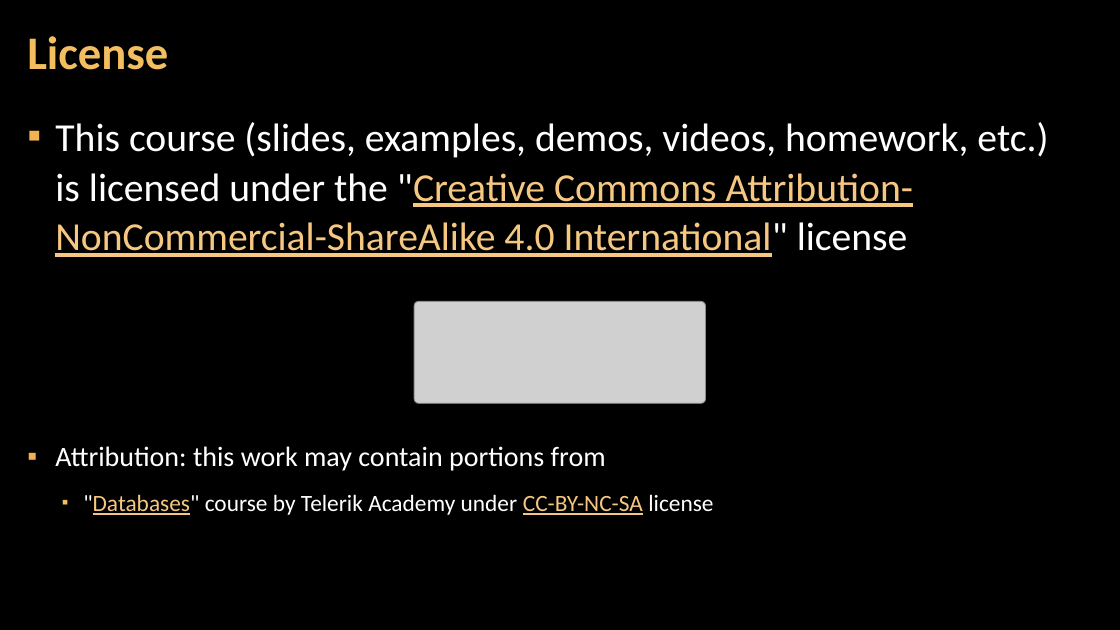
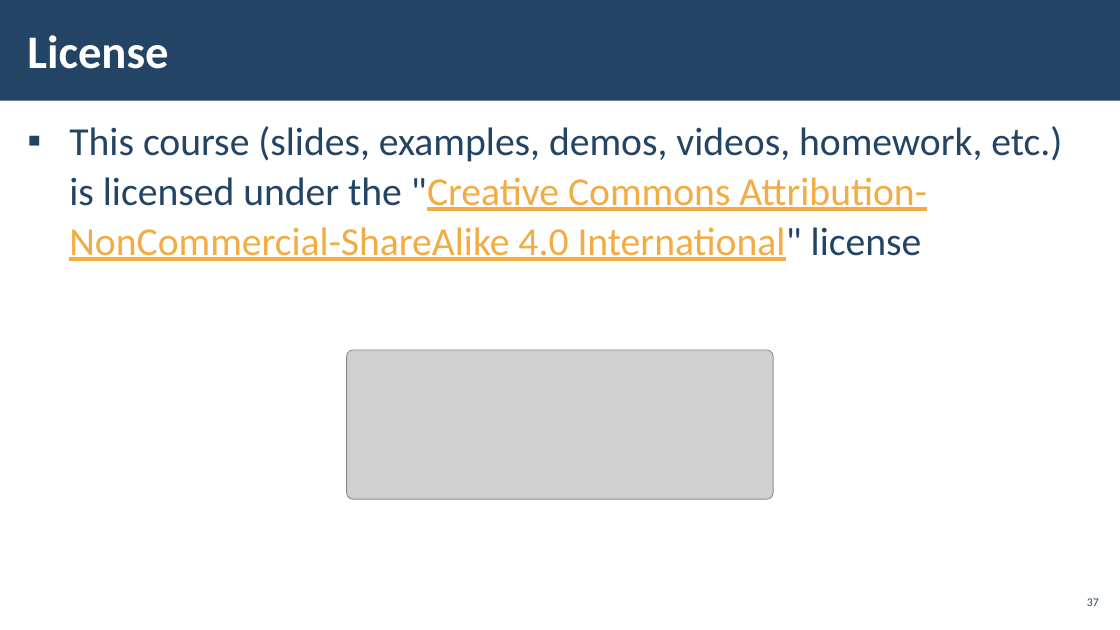
Before and after one commit to pirocorp/Databases-Advanced---Entity-Framework, a slide deck: slide 37 of 07. Advanced Querying/07. DB-Advanced-EF-Core-Advanced-Querying.pptx (slide 35 before the commit). Drawn at 1120x630 pixels with LibreOffice and Linux fonts; fonts in the diff are those of the drawing; grey boxes stand for pictures; background and template pictures are left out. Boxes give left, top, right and bottom in pixels: in the first picture for what was removed or moved away, otherwise in the second. Text is boxed around its words. In the diff, an @@ line names an element or a change of style, - is before the commit and + after.

```diff
--- a/07. Advanced Querying/07. DB-Advanced-EF-Core-Advanced-Querying.pptx
+++ b/07. Advanced Querying/07. DB-Advanced-EF-Core-Advanced-Querying.pptx
@@ rectangle added at <box>0,0,1120,101</box>, fill #234465 @@
@@ title "License" at <box>27,35,168,69</box>: text colour #F3BE60 to #FFFFFF; line spacing 0.9 to 1 @@
@@ text "This course (slides, examples, demos, ..." at <box>69,126,1062,261</box>: text colour #FFFFFF to #234465 in "This course (slides, examples, demos, videos, homework, ..."; text colour #F6C781 to #F2AC44 in ""Creative Commons Attribution-NonCommercial-ShareAlike 4.0 I ..."; indent changed @@
@@ picture: place and size @@
-picture at <box>414,302,706,403</box>
+picture at <box>346,350,773,500</box>
@@ text removed at <box>55,446,713,515</box> @@
-▪ Attribution: this work may contain portions from
-  ▪ "Databases" course by Telerik Academy under CC-BY-NC-SA license
@@ page number added at <box>1087,598,1099,606</box>, 10 pt, text #234465 @@
+37
```
Also in this commit, not shown: 31 other slides changed, 5 slides added, 4 slides removed.
